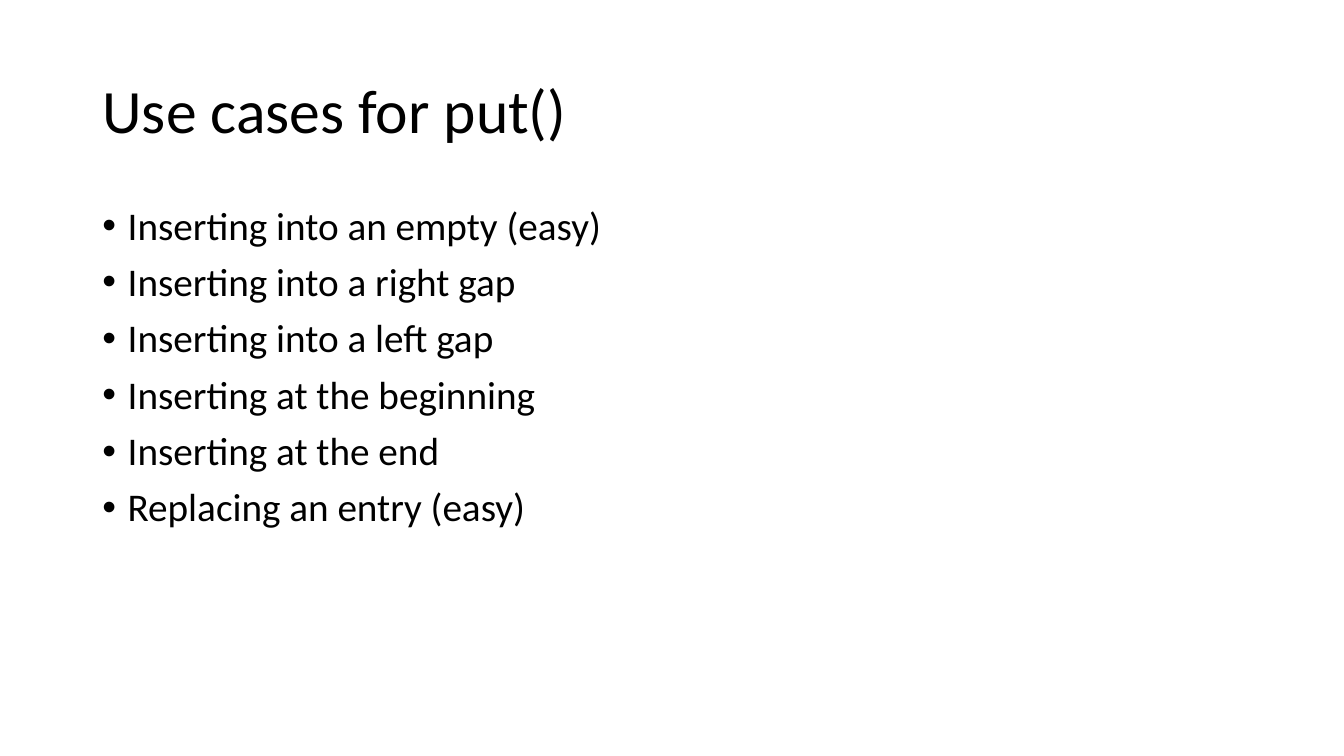
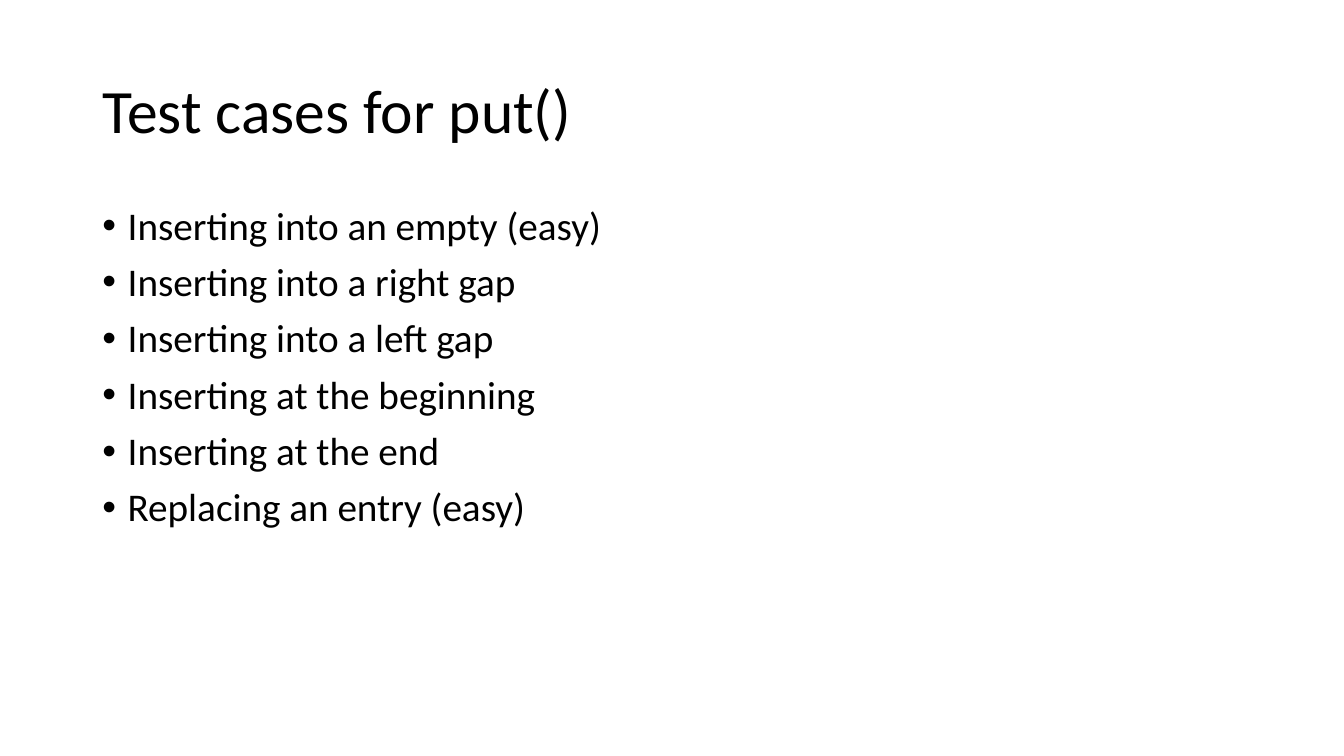
Before and after one commit to csev/cc4e, a slide deck: slide 84 of lectures/CC-05-Trees-Hash.pptx (slide 82 before the commit). Drawn at 1344x756 pixels with LibreOffice and Linux fonts; fonts in the diff are those of the drawing. Boxes give left, top, right and bottom in pixels: in the first picture for what was removed or moved away, otherwise in the second. Text is boxed around its words. In the diff, an @@ line names an element or a change of style, - is before the commit and + after.

```diff
--- a/lectures/CC-05-Trees-Hash.pptx
+++ b/lectures/CC-05-Trees-Hash.pptx
@@ title at (102,88,572,143): text changed @@
-Use cases for put()
+Test cases for put()
```
Also in this commit, not shown: 18 other slides changed, 3 slides added, 1 slide removed, 1 other file.
